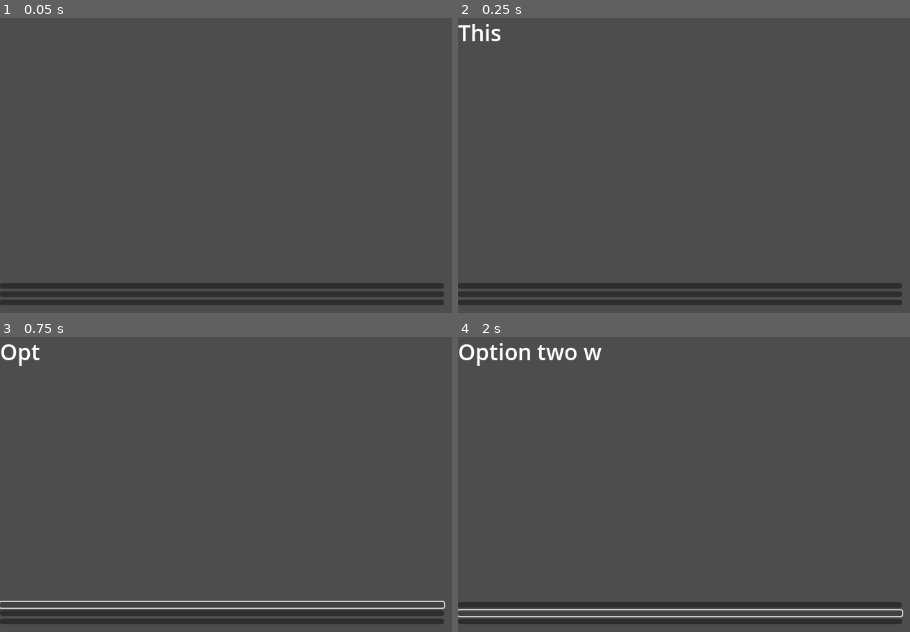
Above: before the commit, frames 1-4 (two rows, left to right).
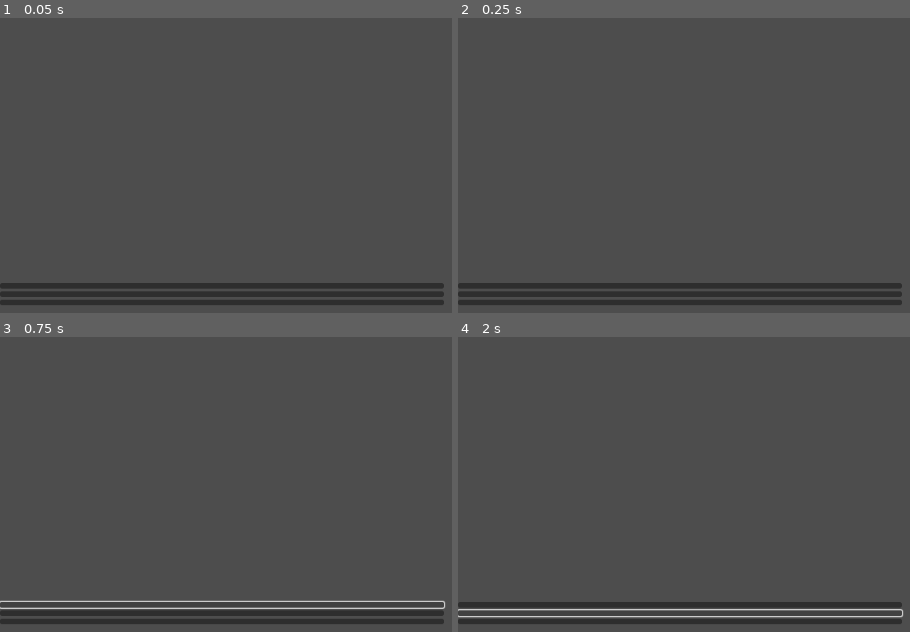
Above: after the commit, the same moments.

Repository: AndreiBondad/brass-game-project
Game: Godot game, scene res://scenes/main_game_scene.tscn
Same seed, same stepped clock (60 frames per second), same inputs: the game is played once before the commit and once after it.
Inputs (mouse positions are in pixels of both pictures, inside the frame that each line leads up to):
- Up to frame 1 (0.05 s): no input
- Up to frame 2 (0.25 s): no input
- Up to frame 3 (0.75 s): click (221, 605) at 0.5 s
- Up to frame 4 (2 s): click (679, 614) at 1.25 s

Frame 1 is identical in both runs. In frame 2, 0.2% of the frame differs, in the area x 0-10%, y 2-9%; in frame 3, 0.2%; in frame 4, 0.7%, in the area x 0-32%, y 2-10%.
Error after the commit: Parse Error: Too many arguments for "new()" call. Expected at most 0 but received 1. (res://scripts/main_text_script.gd:12)

Commit message:
Implemented Text Controller Class and dialogue graph framework

Diff:
--- a/scripts/main_text_script.gd
+++ b/scripts/main_text_script.gd
@@ -1,17 +1,27 @@
 extends RichTextLabel
 
-var startingNode = TextNode.new()
-
-var displayText = startingNode.currentText
-var choiceOneText = startingNode.optionA
-var choiceTwoText = startingNode.optionB
-var choiceThreeText = startingNode.optionC
-var displayTextLength = displayText.length();
+var currentNode
+var displayText
+var choiceOneNode
+var choiceTwoNode
+var choiceThreeNode
+var displayTextLength
 var count = 0;
 
 func _ready():
-	#add_text("Hello")
-	pass
+	var startingNode = TextNode.new("This is the opening text")
+	currentNode = startingNode
+	startingNode.set_options(TextNode.new("Option A was chosen"), TextNode.new("Option B was chosen"), TextNode.new("Option C was chosen"))
+	startingNode.optionList[0].set_options(TextNode.new("Option AA was chosen"), TextNode.new("Option AB was chosen"), TextNode.new("Option AC was chosen"))
+	startingNode.optionList[1].set_options(TextNode.new("Option BA was chosen"), TextNode.new("Option BB was chosen"), TextNode.new("Option BC was chosen"))
+	startingNode.optionList[2].set_options(TextNode.new("Option CA was chosen"), TextNode.new("Option CB was chosen"), TextNode.new("Option CC was chosen"))
+
+	displayText = startingNode.currentText
+	choiceOneNode = startingNode.optionList[0]
+	choiceTwoNode = startingNode.optionList[1]
+	choiceThreeNode = startingNode.optionList[2]
+
+	displayTextLength = displayText.length();
 
 func _printText():
 	pass
@@ -22,7 +32,6 @@
 		self.text = displayText
 
 func _on_timer_timeout() -> void:
-
 	if (count < displayTextLength):
 		append_text(displayText[count]);
 		count = count + 1
@@ -30,21 +39,24 @@
 
 
 func _on_choice_1_pressed() -> void:
-	displayText = choiceOneText
+	currentNode = currentNode.optionList[0]
+	displayText = currentNode.currentText
 	displayTextLength = displayText.length();
 	self.text = ""
 	count = 0
 
 
 func _on_choice_2_pressed() -> void:
-	displayText = choiceTwoText
+	currentNode = currentNode.optionList[1]
+	displayText = currentNode.currentText
 	displayTextLength = displayText.length();
 	self.text = ""
 	count = 0
 
 
 func _on_choice_3_pressed() -> void:
-	displayText = choiceThreeText
+	currentNode = currentNode.optionList[2]
+	displayText = currentNode.currentText
 	displayTextLength = displayText.length();
 	self.text = ""
 	count = 0
